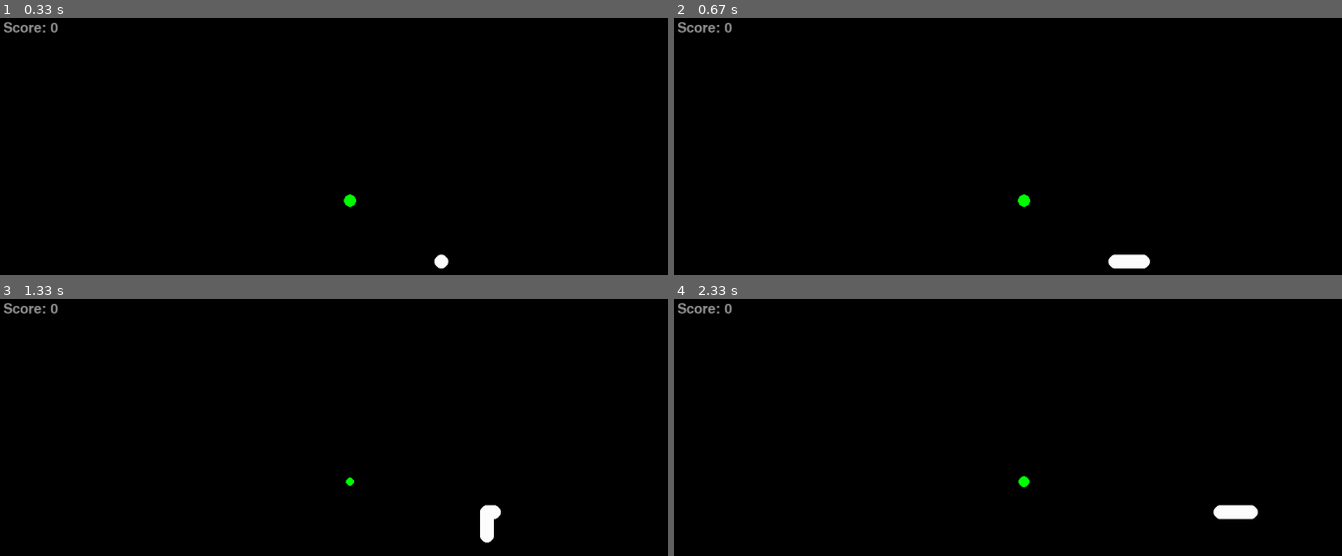
Above: before the commit, frames 1-4 (two rows, left to right).
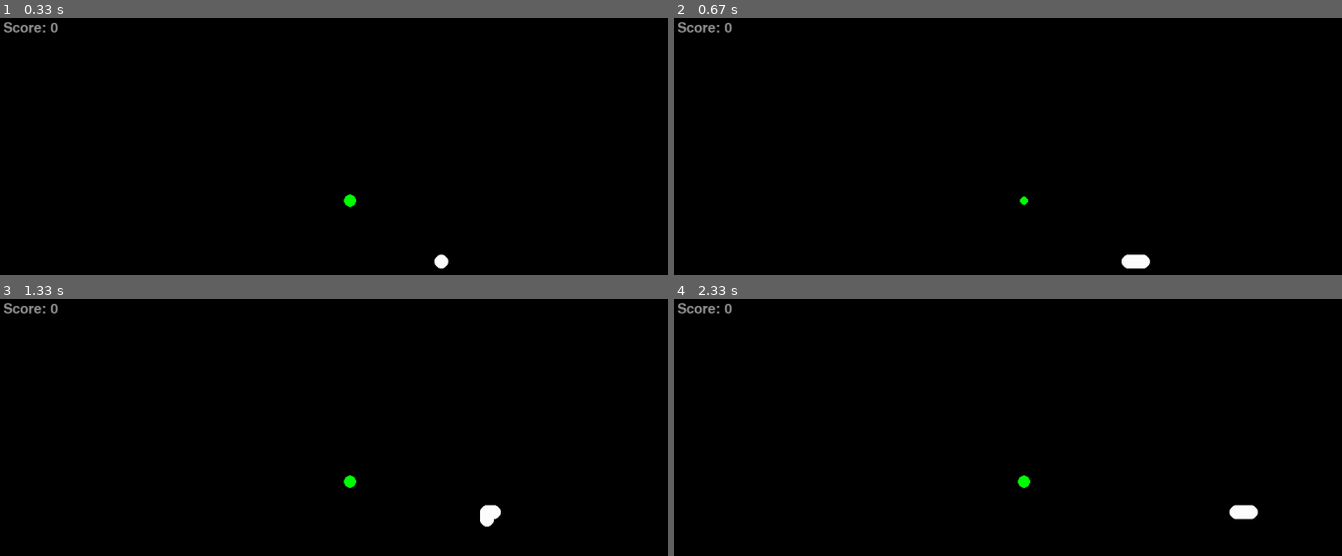
Above: after the commit, the same moments.

Repository: fredrik-andreassen/pygame-snake
Game: pygame game, started from main.py
Same seed, same stepped clock (60 frames per second), same inputs: the game is played once before the commit and once after it.
Inputs:
- Up to frame 1 (0.33 s): no input
- Up to frame 2 (0.67 s): hold Right from 0.33 s (still down)
- Up to frame 3 (1.33 s): release Right at 0.8 s; hold Up 0.83-1.13 s; hold Right from 1.17 s (still down)
- Up to frame 4 (2.33 s): release Right at 1.63 s; hold Down from 2.23 s (still down)

Frame 1 is identical in both runs. In frame 2, 0.2% of the frame differs, in the area x 51-68%, y 68-98%; in frame 3, 0.2%, in the area x 51-74%, y 68-96%; in frame 4, 0.2%.

Commit message:
Småjusteringer og lagt til utskrift av score ved game over

Diff:
--- a/main.py
+++ b/main.py
@@ -6,7 +6,7 @@
 display_height = 720
 display_width = 1280
 
-framerate = 60
+framerate = 200
 
 red = (255, 0, 0)
 green = (0, 255, 00)
@@ -32,7 +32,7 @@
     pygame.display.set_caption('pygame-snake')
     clock = pygame.time.Clock()
 
-    snake = Snake(display, speed=2, radius=10)
+    snake = Snake(display, speed=1, radius=10)
     available_food = [Food(display, snake)]
 
     score = 0
@@ -67,6 +67,7 @@
             snake.move()
             snake.draw()
         except CollisionException:
+            print(f'GAME OVER! Score: {score}')
             snake.draw()
             show_message(display, 'GAME OVER', red, (display_width/2, display_height/2))
             pygame.display.update()
